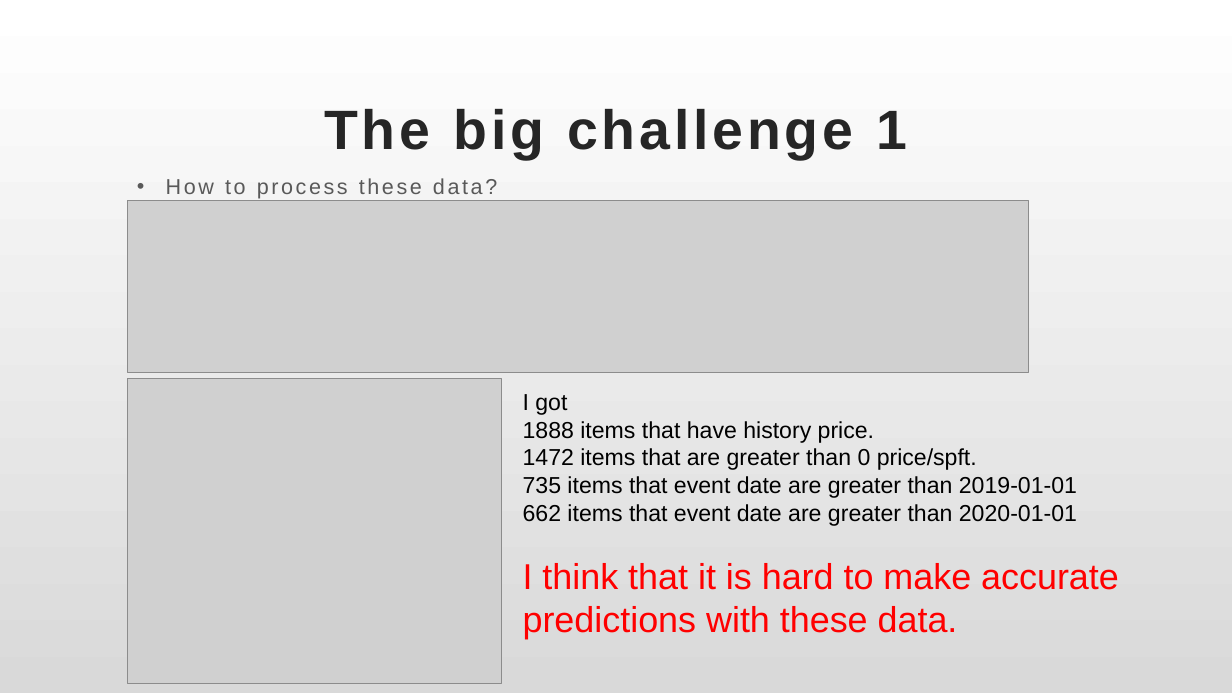
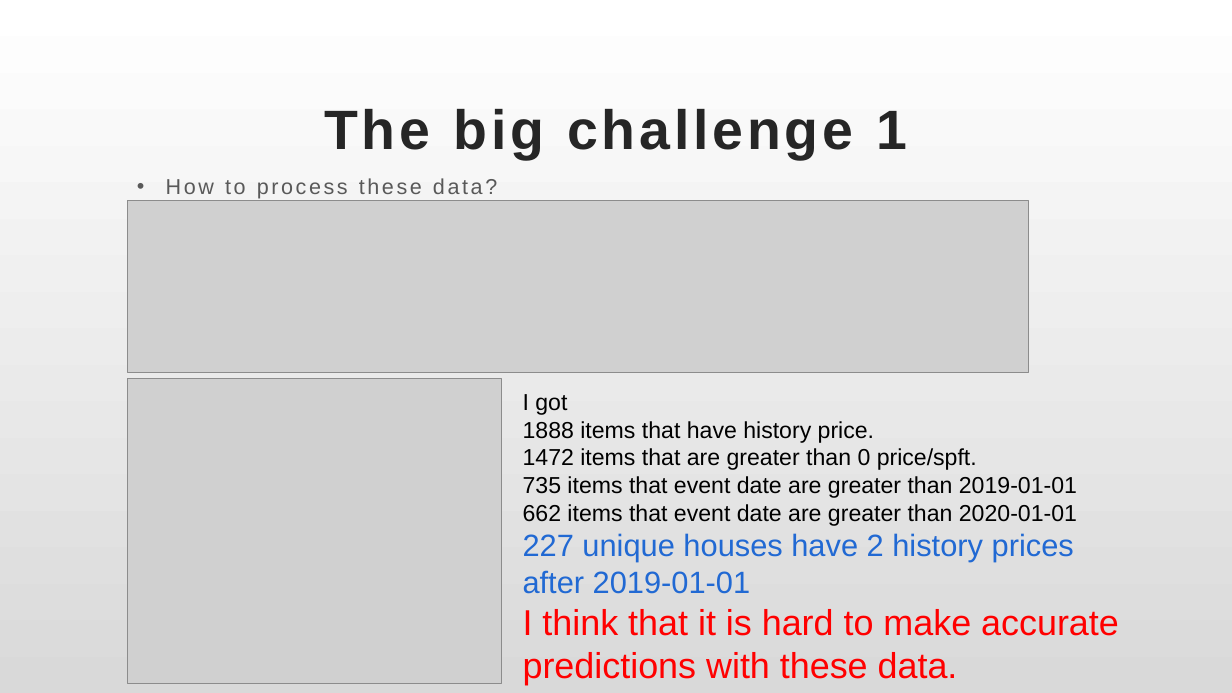
Before and after one commit to Yuehao-Wang/AIM-5001, a slide deck: slide 12 of Y_Wang_Final_Project_Presentation.pptx. Drawn at 1232x693 pixels with LibreOffice and Linux fonts; fonts in the diff are those of the drawing; grey boxes stand for pictures. Boxes give left, top, right and bottom in pixels: in the first picture for what was removed or moved away, otherwise in the second. Text is boxed around its words. In the diff, an @@ line names an element or a change of style, - is before the commit and + after.

```diff
--- a/Y_Wang_Final_Project_Presentation.pptx
+++ b/Y_Wang_Final_Project_Presentation.pptx
@@ text at (523, 533, 1074, 594): paragraph added @@
+227 unique houses have 2 history prices after 2019-01-01
```
Also in this commit, not shown: 3 other slides changed.
